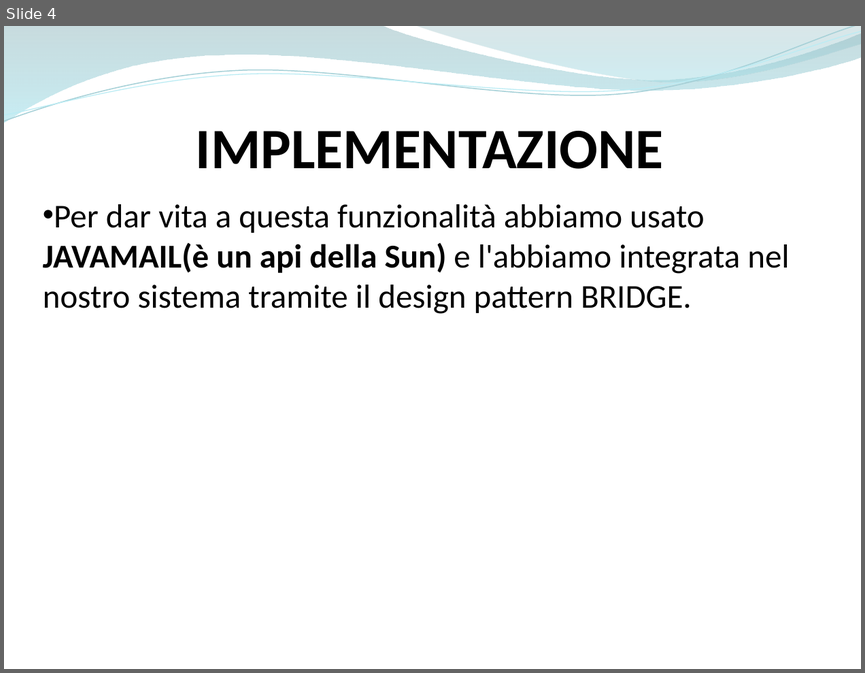
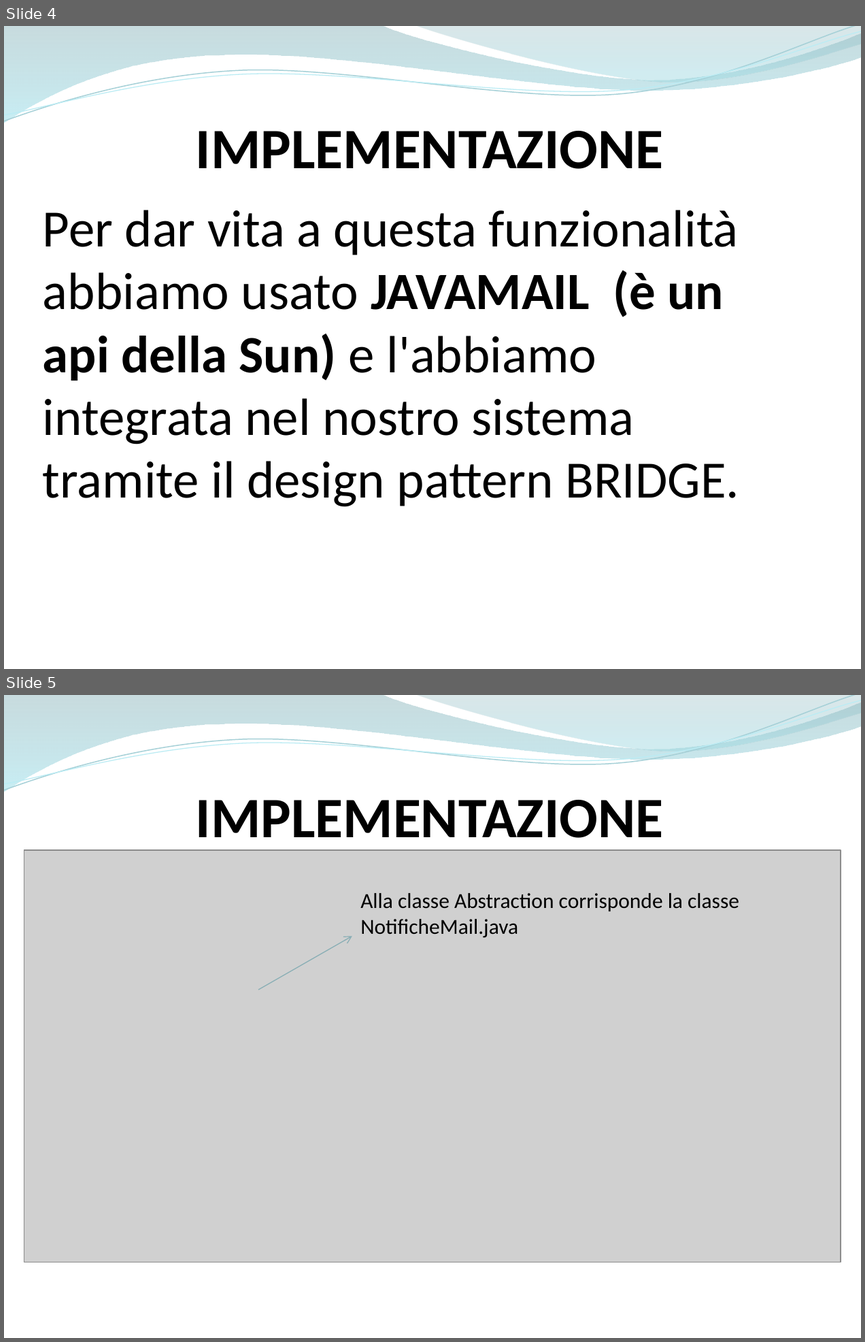
Before and after one commit to ammirate/at-silo, a slide deck: Presentazione/Atsilo1/Bottiglieri/Atsilo_A_GianfrancoB.pptx. Shown one above the other, each under a label of ours: slide 4 before the commit, slides 4 and 5 after it. The pictures are 865x673 and 865x1342 pixels, drawn with LibreOffice and Linux fonts; fonts in the diff are those of the drawing; grey boxes stand for pictures. Boxes give left, top, right and bottom in pixels: in the first picture for what was removed or moved away, otherwise in the second. Text is boxed around its words. In the diff, an @@ line names an element or a change of style, - is before the commit and + after.

```diff
--- a/Presentazione/Atsilo1/Bottiglieri/Atsilo_A_GianfrancoB.pptx
+++ b/Presentazione/Atsilo1/Bottiglieri/Atsilo_A_GianfrancoB.pptx
@@ slide 5 added at box(4, 695, 861, 1338), background #FFFFFF; not listed: 4 template elements that a slide beside it also shows @@
@@ text added at box(196, 800, 663, 850), 48 pt, text #000000, bold @@
+IMPLEMENTAZIONE
@@ picture added at box(24, 850, 841, 1261) @@
@@ text added at box(360, 893, 739, 938), 18 pt, text #000000 @@
+Alla classe Abstraction corrisponde la classe
+NotificheMail.java
@@ arrow added from (258, 989) to (352, 936), #8AAFB5 0.75 pt @@
@@ slide 4 changed as well @@
@@ text at box(43, 210, 739, 507): text changed; size 28 to 44 pt @@
-• Per dar vita a questa funzionalità abbiamo usato JAVAMAIL(è un api della Sun) e l'abbiamo integrata nel nostro sistema tramite il design pattern BRIDGE.
+Per dar vita a questa funzionalità abbiamo usato JAVAMAIL (è un api della Sun) e l'abbiamo integrata nel nostro sistema tramite il design pattern BRIDGE.
```
Also in this commit, not shown: 3 other slides changed, 3 other slides added, 1 slide removed.
